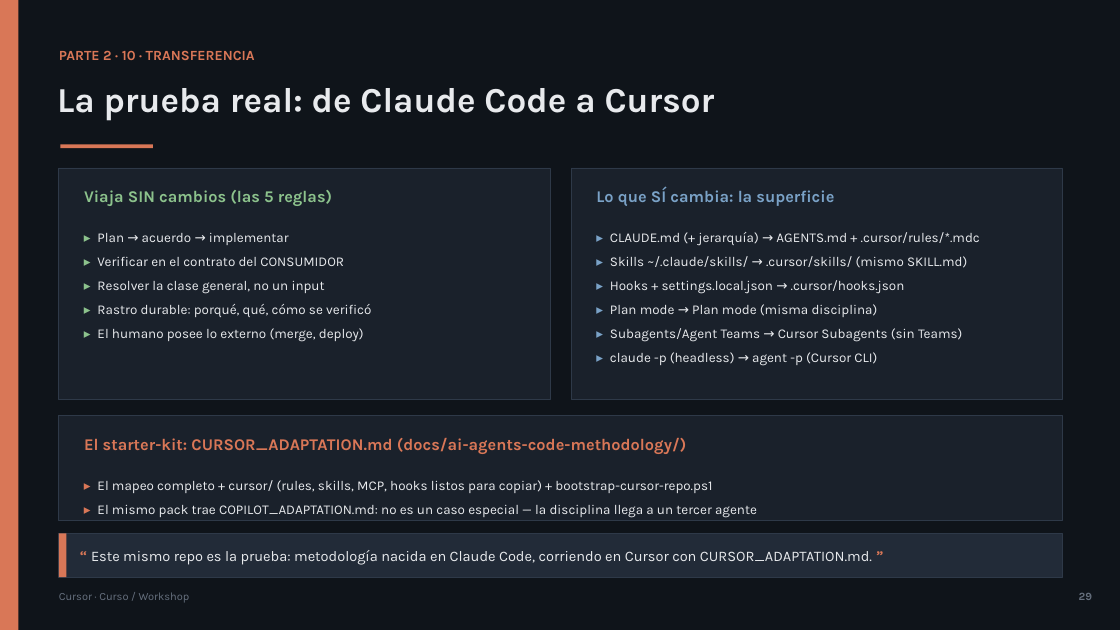
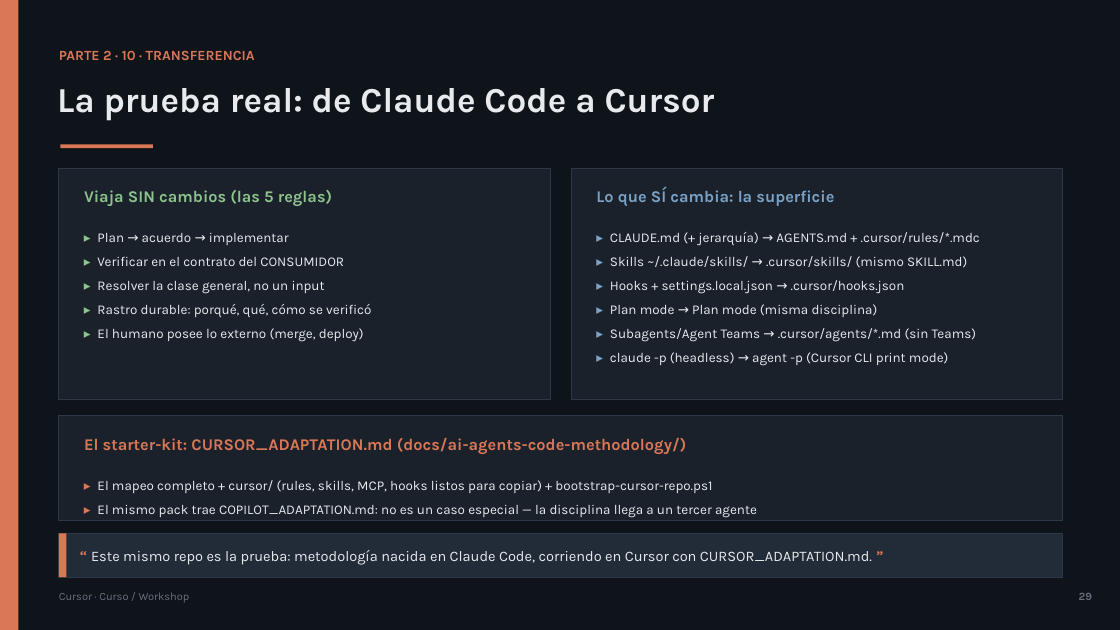
Before and after one commit to olonok69/cursor_code_ml_engineer, a slide deck: slide 29 of presentacion/Cursor_Presentacion.pptx. Drawn at 1120x630 pixels with LibreOffice and Linux fonts; fonts in the diff are those of the drawing. Boxes give left, top, right and bottom in pixels: in the first picture for what was removed or moved away, otherwise in the second. Text is boxed around its words. In the diff, an @@ line names an element or a change of style, - is before the commit and + after.

Commit message:
cursor review

```diff
--- a/presentacion/Cursor_Presentacion.pptx
+++ b/presentacion/Cursor_Presentacion.pptx
@@ text at (x1=610, y1=328, x2=976, y2=365): text changed @@
-▸ Subagents/Agent Teams → Cursor Subagents (sin Teams)
-▸ claude -p (headless) → agent -p (Cursor CLI)
+▸ Subagents/Agent Teams → .cursor/agents/*.md (sin Teams)
+▸ claude -p (headless) → agent -p (Cursor CLI print mode)
```
Also in this commit, not shown: 10 other slides changed, 14 other files.
